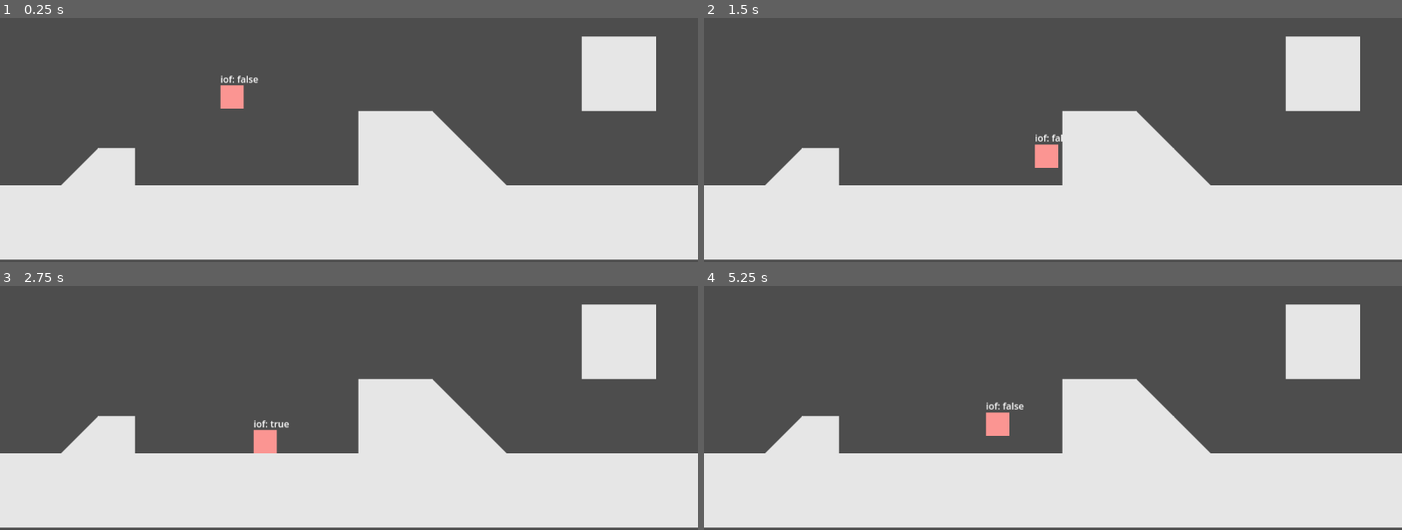
Above: before the commit, frames 1-4 (two rows, left to right).
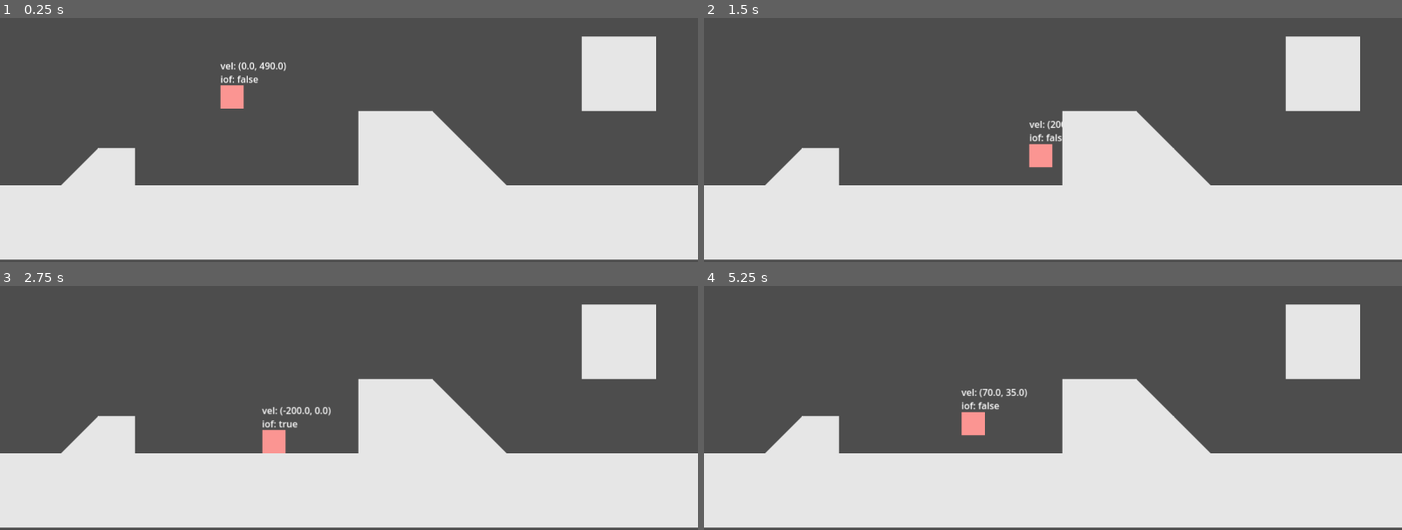
Above: after the commit, the same moments.

Repository: TruPotato/december-jam
Game: Godot game, scene res://Scenes/Maps/test_map.tscn
Same seed, same stepped clock (60 frames per second), same inputs: the game is played once before the commit and once after it.
Inputs:
- Up to frame 1 (0.25 s): no input
- Up to frame 2 (1.5 s): hold Right (move_right) from 0.53 s (still down); tap Z (accept) at 0.6, 1.35 s; tap Up (move_up) at 0.77 s
- Up to frame 3 (2.75 s): tap Up (move_up) at 1.52 s; tap Enter at 2 s; release Right (move_right) at 2.03 s; hold Left (move_left) from 2.03 s (still down); tap Z (accept) at 2.1 s
- Up to frame 4 (5.25 s): release Left (move_left) at 2.78 s; hold Right (move_right) 2.78-4.28 s; tap Z (accept) at 2.85, 3.6, 4.25, 4.35, 5.1 s; tap Up (move_up) at 3.02, 3.77, 4.52 s; hold Left (move_left) 4.28-5.03 s; hold Right (move_right) from 5.03 s (still down)

The runs differ from the first frame. In frame 1, 0.2% of the frame differs, in the area x 31-41%, y 18-22%; in frame 2, 0.4%; in frame 3, 0.5%; in frame 4, 1.0%, in the area x 36-47%, y 42-62%.

Commit message:
Added friction to ground control and tweaked various things

Diff:
--- a/Scenes/player.tscn
+++ b/Scenes/player.tscn
@@ -3,7 +3,7 @@
 [ext_resource type="Script" uid="uid://cnccg6pbdd32d" path="res://Scripts/Gameplay/basic_player_movement.gd" id="1_v0iea"]
 
 [sub_resource type="CapsuleShape2D" id="CapsuleShape2D_v0iea"]
-radius = 20.0
+radius = 15.0
 height = 40.0
 
 [node name="PlayerNode" type="CharacterBody2D"]
@@ -25,8 +25,14 @@
 limit_right = 1720
 limit_bottom = 695
 
-[node name="Label" type="Label" parent="."]
+[node name="Floored" type="Label" parent="."]
 offset_left = -20.0
 offset_top = -63.0
 offset_right = 20.0
 offset_bottom = -40.0
+
+[node name="FloorNormal" type="Label" parent="."]
+offset_left = -20.0
+offset_top = -86.0
+offset_right = 20.0
+offset_bottom = -63.0
--- a/Scripts/Gameplay/basic_player_movement.gd
+++ b/Scripts/Gameplay/basic_player_movement.gd
@@ -3,13 +3,13 @@
 const GRAVITY = 10;
 const GRAVITY_MULT = 3.5;
 const H_SPEED = 200.0
-const AIR_CONTROL = 18;
+const AIR_FRICTION = 18;
+const GROUND_FRICTION = 30;
 const JUMP_VELOCITY = 500.0
 
 enum {
 	GROUNDED,
-	AIRBORNE,
-	SLOPE
+	AIRBORNE
 }
 
 var jumped = false;
@@ -21,10 +21,14 @@
 # When first loaded.
 func _ready():
 	coyote_time = coyote_default;
+	floor_snap_length = 3.5;
+	floor_constant_speed = true;
 
 # The main physics loop.
 func _physics_process(_delta):
-	$Label.text = "iof: " + str(is_on_floor()); # Display whether the "is_on_floor()" check returns true
+	$Floored.text = "iof: " + str(is_on_floor()); # Display whether the "is_on_floor()" check returns true
+	$FloorNormal.text = "vel: " + str(velocity); # Display velocity
+
 	# Decide what kind of action the player is doing
 	state_machine(_delta)
 
@@ -37,33 +41,28 @@
 	result = Input.get_vector("move_left", "move_right", "move_up", "move_down")
 	return result
 
+# Change the way the player moves based on the current type of action
 func state_machine(_delta):
 	match state:
 		GROUNDED:
 			grounded(_delta);
 		AIRBORNE:
 			airborne(_delta);
-		SLOPE:
-			slope(_delta);
 
 func grounded(_delta):
-	# Get player input
-	main_input_loop();
+	# Get player input and do movement
+	movement(get_directional_input(), GROUND_FRICTION)
+
+	if Input.is_action_just_pressed("jump"):
+		# Jump.
+		jump();
+
 	if !is_on_floor():
 		state = AIRBORNE;
 
 func airborne(_delta):
-	# Get player input
-	var direction = get_directional_input();
-
-	# if we are inputting a direction
-	if direction != Vector2.ZERO:
-		velocity.x = clamp(velocity.x + direction.x * AIR_CONTROL, -H_SPEED, H_SPEED);
-	else:
-		if velocity.x > 0:
-			velocity.x += clamp(0 - AIR_CONTROL, -10, 0);
-		if velocity.x < 0:
-			velocity.x -= clamp(0 - AIR_CONTROL, -10, 0);
+	# Get player input and do movement
+	movement(get_directional_input(), AIR_FRICTION);
 
 	# Apply gravity stronger if we are falling
 	if velocity.y < 0:
@@ -89,23 +88,15 @@
 		jumped = false;
 		coyote_time = coyote_default;
 
-func slope(_delta):
-	pass
+# Does the movement, applying friction as necessary.
+func movement(direction, friction):
+	# Check if direction is zero. If it isn't, move velocity in the direction, ramping up speed. If it is, move velocity back towards 0
+	if direction != Vector2.ZERO:
+		velocity.x = clampf(velocity.x + direction.x * friction, -H_SPEED, H_SPEED);
+	else:
+		if velocity.x != 0:
+			velocity.x += clampf(0 - velocity.x, -friction, friction)
 
-# The main input loop.
-func main_input_loop():
-	var input_result = get_directional_input()
-	if input_result.x != 0.0:
-		# If the player is moving horizontally.
-		velocity.x = input_result.x * H_SPEED
-	else:
-		# If they player isn't moving.
-		velocity.x = 0.0
-
-	if Input.is_action_just_pressed("jump") and is_on_floor():
-		# Jump.
-		jump();
-		state = AIRBORNE;
 
 func jump():
 	# i doubt this will get more complex than this but just in case i am making it a function so i don't have repeat code
Not shown, removed: Scripts/character_body_2d.gd.uid
Not shown, removed: Scripts/script.gd.uid
